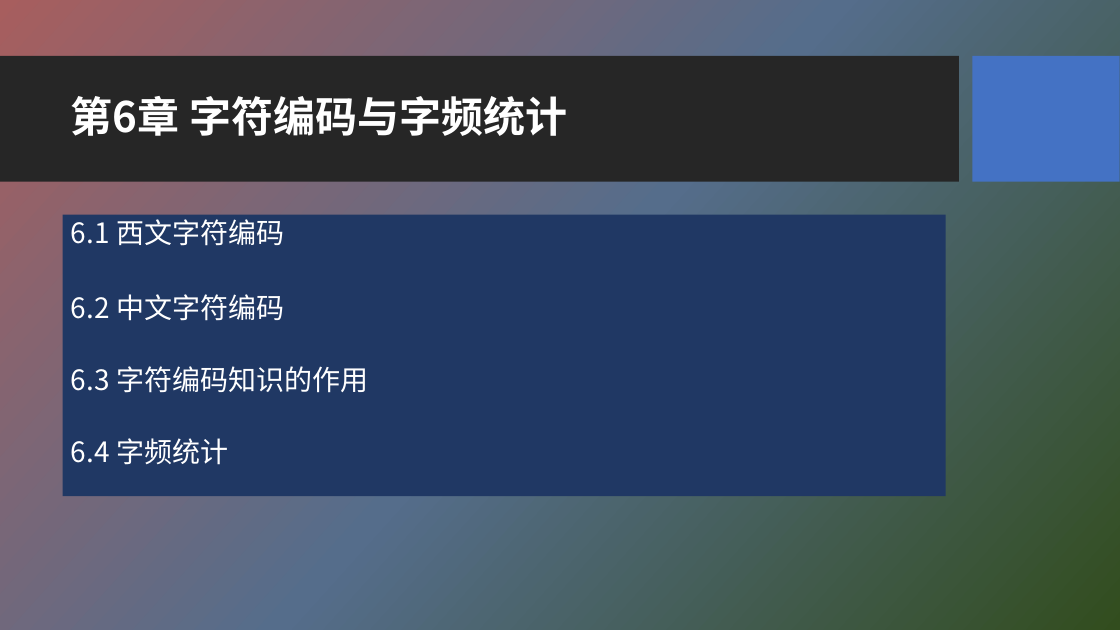
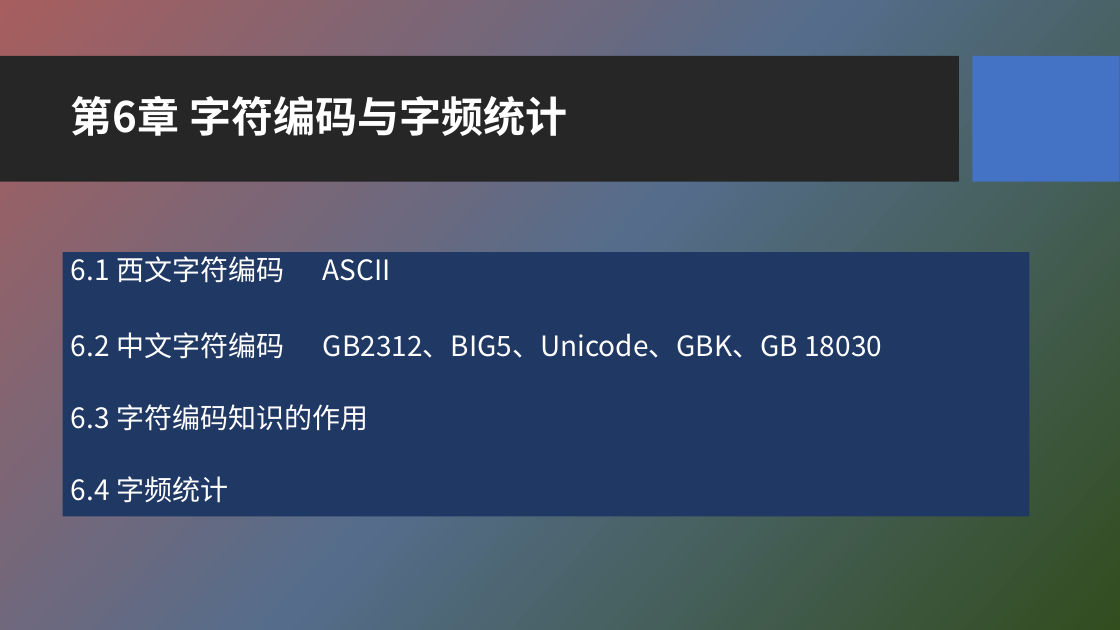
Before and after one commit to HBU/NLP_PPT, a slide deck: slide 2 of PPT-2020/ch06 字符编码与字频统计.pptx. Drawn at 1120x630 pixels with LibreOffice and Linux fonts; fonts in the diff are those of the drawing; background and template pictures are left out. Boxes give left, top, right and bottom in pixels: in the first picture for what was removed or moved away, otherwise in the second. Text is boxed around its words. In the diff, an @@ line names an element or a change of style, - is before the commit and + after.

```diff
--- a/PPT-2020/ch06 字符编码与字频统计.pptx
+++ b/PPT-2020/ch06 字符编码与字频统计.pptx
@@ text "6.1 西文字符编码 ASCII": place and size @@
-text "6.1 西文字符编码 ASCII" at [62, 215, 945, 497]
+text "6.1 西文字符编码 ASCII" at [62, 252, 1029, 517]
@@ text at [71, 256, 882, 359]: text changed @@
-6.1 西文字符编码
-6.2 中文字符编码
+6.1 西文字符编码 ASCII
+6.2 中文字符编码 GB2312、BIG5、Unicode、GBK、GB 18030
```
Also in this commit, not shown: 27 other slides changed, 3 slides added.
